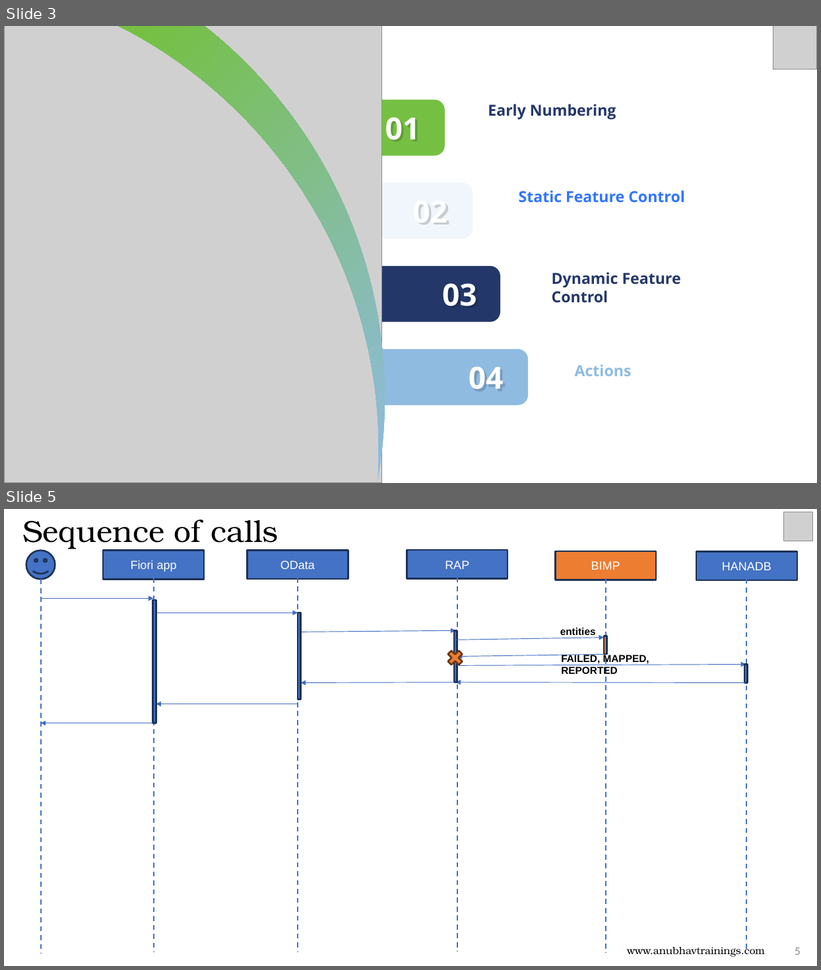
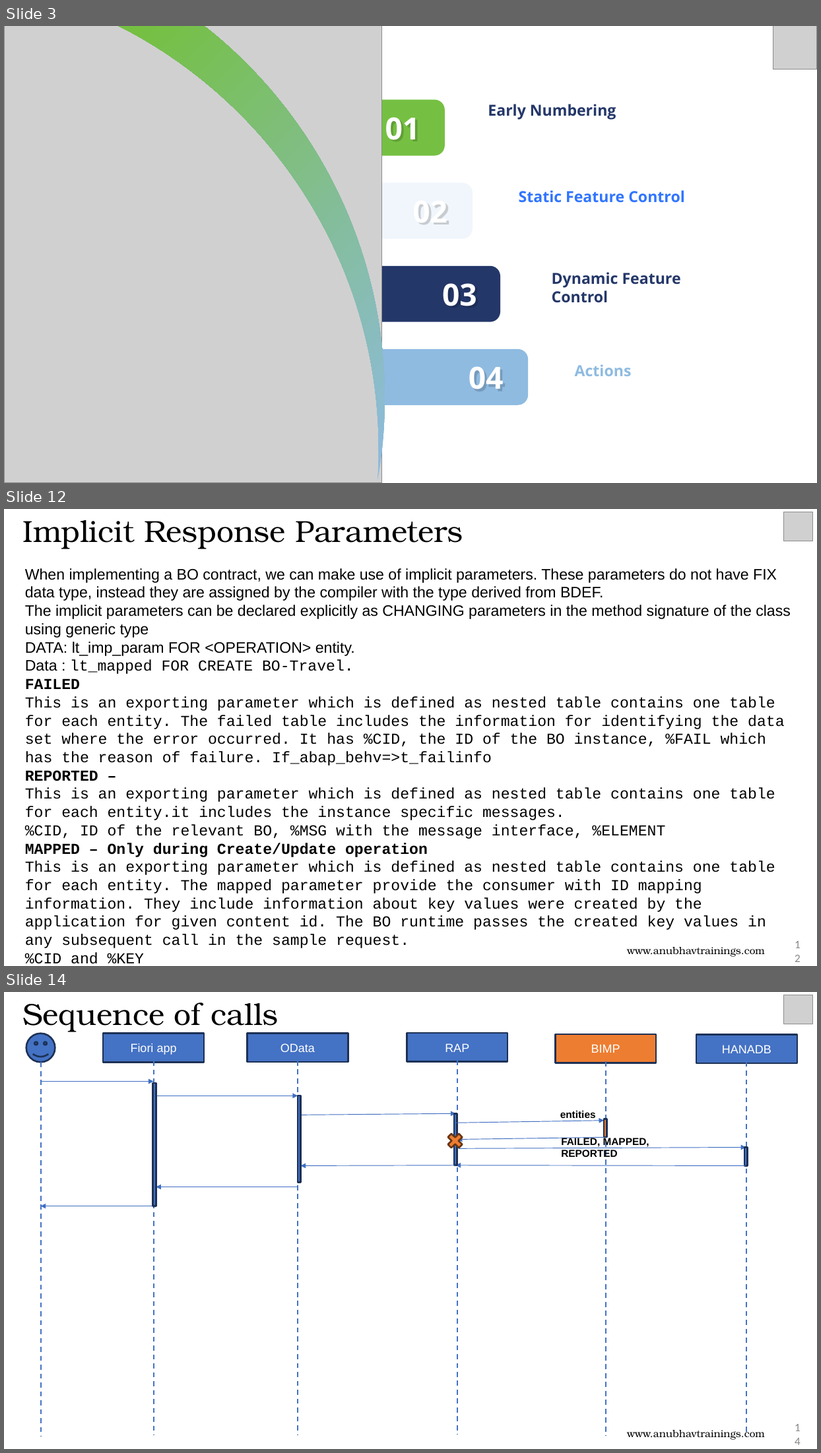
Before and after one commit to soyuztechnologies/RAP_Training_Applied_Materials, a slide deck: Day 8/DAY-8.pptx. Shown one above the other, each under a label of ours: slides 3 and 5 before the commit, slides 3, 12 and 14 after it; the slides between them are not shown. The pictures are 821x970 and 821x1453 pixels, drawn with LibreOffice and Linux fonts; fonts in the diff are those of the drawing; grey boxes stand for pictures. Boxes give left, top, right and bottom in pixels: in the first picture for what was removed or moved away, otherwise in the second. Text is boxed around its words. In the diff, an @@ line names an element or a change of style, - is before the commit and + after.

Commit message:
Auto bot updater RAP Course

```diff
--- a/Day 8/DAY-8.pptx
+++ b/Day 8/DAY-8.pptx
@@ slide 12 added at [4,509,817,966], background #FFFFFF @@
@@ text added at [22,520,463,549], 36 pt, text #000000 @@
+Implicit Response Parameters
@@ picture added at [783,512,813,541] @@
@@ text added at [25,568,791,964], 18 pt, text #000000 @@
+When implementing a BO contract, we can make use of implicit parameters. These parameters do not have FIX data type, instead they are assigned by the compiler with the type derived from BDEF.
+The implicit parameters can be declared explicitly as CHANGING parameters in the method signature of the class using generic type
+DATA: lt_imp_param FOR <OPERATION> entity.
+Data : lt_mapped FOR CREATE BO-Travel.
+FAILED
+This is an exporting parameter which is defined as nested table contains one table for each entity. The failed table includes the information for identifying the data set where the error occurred. It has %CID, the ID of the BO instance, %FAIL which has the reason of failure. If_abap_behv=>t_failinfo
+REPORTED –
+This is an exporting parameter which is defined as nested table contains one table for each entity.it includes the instance specific messages.
+%CID, ID of the relevant BO, %MSG with the message interface, %ELEMENT
+MAPPED – Only during Create/Update operation
+This is an exporting parameter which is defined as nested table contains one table for each entity. The mapped parameter provide the consumer with ID mapping information. They include information about key values were created by the application for given content id. The BO runtime passes the created key values in any subsequent call in the sample request.
+%CID and %KEY
@@ page number added at [785,939,807,964], 13.3 pt, text #888888 @@
+12
@@ text added at [627,947,765,957], 12 pt, text #000000 @@
+www.anubhavtrainings.com
@@ what was slide 5 is now slide 14 @@
@@ page number at [795,1431,801,1438]: text changed @@
-5
+14
```
Also in this commit, not shown: 1 slide changed, 9 other slides added, 10 other files.
